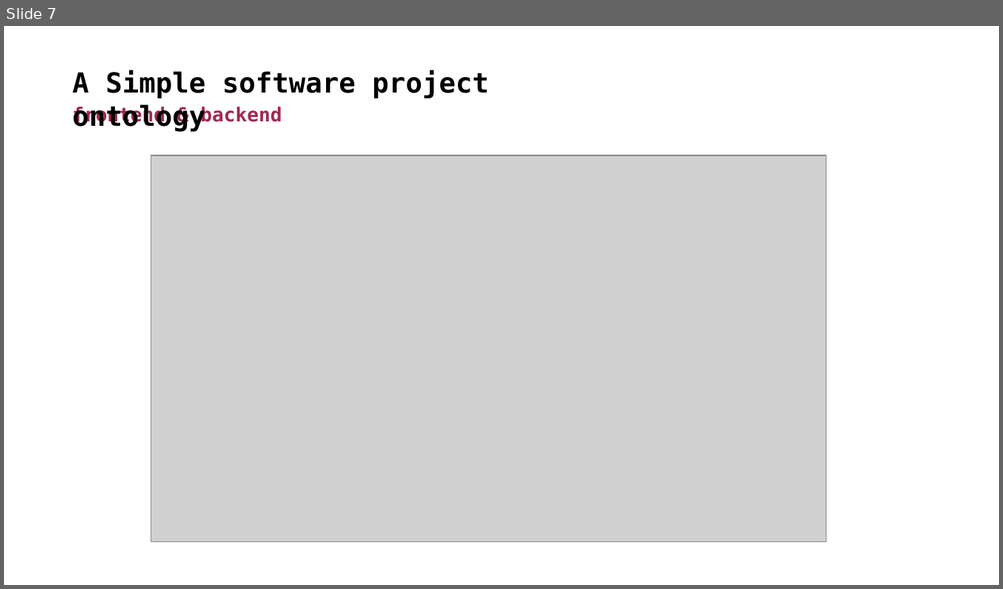
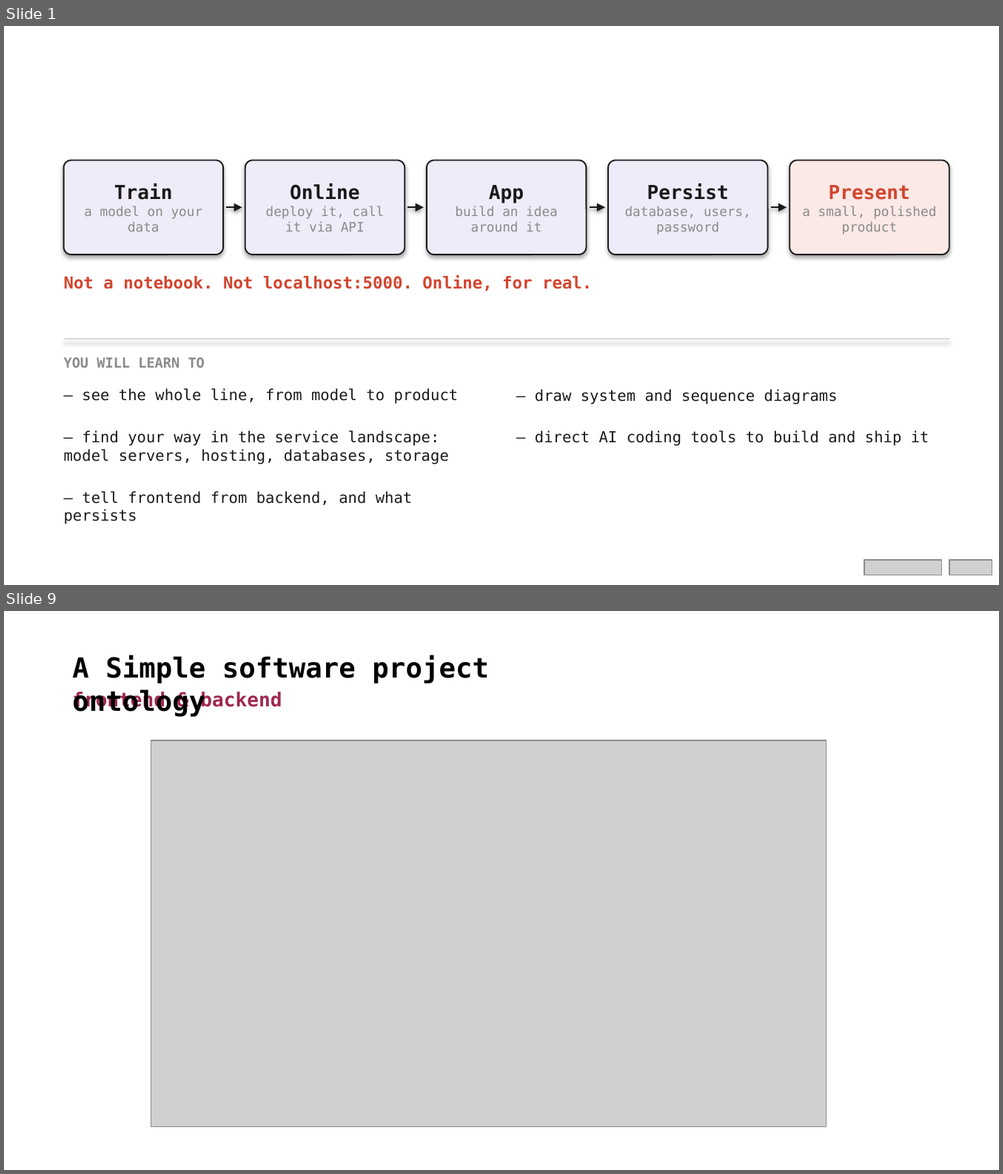
Before and after one commit to Chloe-hr/ai-methods-1-2026, a slide deck: hackathon/docs/slides/02_bring_your_model_online.pptx. Shown one above the other, each under a label of ours: slide 7 before the commit, slides 1 and 9 after it; the slides between them are not shown. The pictures are 1003x589 and 1003x1174 pixels, drawn with LibreOffice and Linux fonts; fonts in the diff are those of the drawing; grey boxes stand for pictures. Boxes give left, top, right and bottom in pixels: in the first picture for what was removed or moved away, otherwise in the second. Text is boxed around its words. In the diff, an @@ line names an element or a change of style, - is before the commit and + after.

```diff
--- a/hackathon/docs/slides/02_bring_your_model_online.pptx
+++ b/hackathon/docs/slides/02_bring_your_model_online.pptx
@@ slide 1 added at (x1=4, y1=26, x2=999, y2=585), background #FFFFFF @@
@@ rounded rectangle added at (x1=64, y1=160, x2=223, y2=255), fill #EFEBF8, outline #1A1A1A 1 pt, 9.5 pt, text #8A8A8A @@
+Train
+a model on your data
@@ rounded rectangle added at (x1=244, y1=160, x2=404, y2=255), fill #EFEBF8, outline #1A1A1A 1 pt, 9.5 pt, text #8A8A8A @@
+Online
+deploy it, call it via API
@@ rounded rectangle added at (x1=427, y1=160, x2=586, y2=255), fill #EFEBF8, outline #1A1A1A 1 pt, 9.5 pt, text #8A8A8A @@
+App
+build an idea around it
@@ rounded rectangle added at (x1=608, y1=160, x2=767, y2=255), fill #EFEBF8, outline #1A1A1A 1 pt, 9.5 pt, text #8A8A8A @@
+Persist
+database, users, password
@@ rounded rectangle added at (x1=790, y1=160, x2=949, y2=255), fill #FBE9E6, outline #1A1A1A 1 pt, 9.5 pt, text #8A8A8A @@
+Present
+a small, polished product
@@ arrow added from (226, 207) to (242, 207), #1A1A1A 1.25 pt @@
@@ arrow added from (408, 207) to (424, 207), #1A1A1A 1.25 pt @@
@@ arrow added from (589, 207) to (605, 207), #1A1A1A 1.25 pt @@
@@ arrow added from (771, 207) to (787, 207), #1A1A1A 1.25 pt @@
@@ text added at (x1=64, y1=275, x2=592, y2=291), 12 pt, text #D2452F, bold @@
+Not a notebook. Not localhost:5000. Online, for real.
@@ line added from (64, 339) to (949, 339), #D9D9D9 1 pt @@
@@ text added at (x1=64, y1=358, x2=205, y2=368), 10 pt, text #8A8A8A, bold @@
+YOU WILL LEARN TO
@@ text added at (x1=64, y1=389, x2=458, y2=506), 11 pt, text #1A1A1A @@
+– see the whole line, from model to product
+– find your way in the service landscape: model servers, hosting, databases, storage
+– tell frontend from backend, and what persists
@@ text added at (x1=535, y1=389, x2=929, y2=446), 11 pt, text #1A1A1A @@
+– draw system and sequence diagrams
+– direct AI coding tools to build and ship it
@@ picture added at (x1=863, y1=560, x2=941, y2=575) @@
@@ picture added at (x1=949, y1=560, x2=992, y2=575) @@
@@ what was slide 7 is now slide 9 @@
```
Also in this commit, not shown: 15 slides changed, 1 other slide added.
